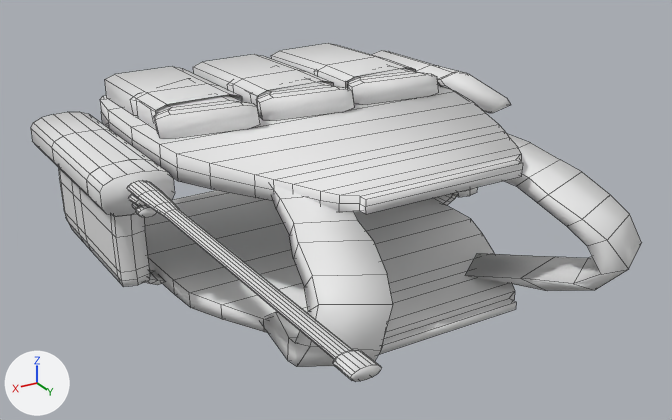
The FBX model Contents/mods/Authentic Z - Current/media/models_X/WorldItems/WorldItem_AZ_TV110_Mag.fbx: old version first, new version second.
One viewpoint serves both versions: a 50 mm lens placed at (0.00247, 0.0045, 0.00236), pointed at (0.00018, 0.00069, 0.00046). Arrows for +X, +Y and +Z are at lower left; the lights stay in place. Mesh edges are drawn as thin lines. Vertices at the same position are counted once.
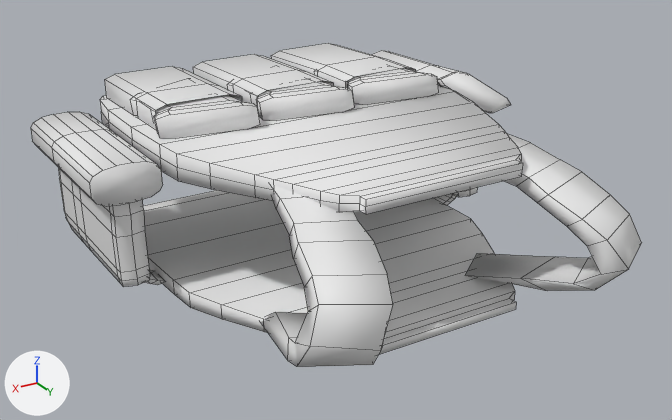
The change, as a list of edits to the scene's bpy script:
```text
Change me_cube:
    where me_cube.from_pydata(...)  # 1308 vertices, 1145 faces; spans x -0.00134..0.00134, y -0.0009..0.0025, z -0.00006..0.00096
    used by ob_cube; location = (0.0, 0.0, 0.0)
    verts and faces of me_cube; kept vertices keep their numbers, new ones are numbered from 1308
    before: 452 (0.00134, 0.00028, 0.00064) at pixel (88, 195), 453 (0.00132, 0.00028, 0.00061) at pixel (93, 200), 454 (0.00127, 0.00029, 0.00059), 455 (0.0012, 0.00029, 0.00058), 456 (0.00098, 0.00028, 0.00064)
    before: 457 (0.00099, 0.00028, 0.00061), 458 (0.00104, 0.00029, 0.00059), 459 (0.00111, 0.00029, 0.00058), 460 (0.00098, 0.00028, 0.00072) at pixel (158, 166), 461 (0.00099, 0.00028, 0.00075) at pixel (154, 161)
    before: 462 (0.00104, 0.00028, 0.00077) at pixel (143, 159), 463 (0.00111, 0.00028, 0.00078) at pixel (130, 159), 464 (0.00134, 0.00028, 0.00072) at pixel (86, 180), 465 (0.00132, 0.00028, 0.00075) at pixel (89, 173), 466 (0.00127, 0.00028, 0.00077) at pixel (99, 167)
    before: 467 (0.0012, 0.00028, 0.00078) at pixel (113, 163)
    me_cube part 1: the loose piece of 128 vertices spanning x 0.0011..0.00122, y 0.00048..0.0025, z 0.0007..0.00083 is deleted
    me_cube part 2: the loose piece of 64 vertices spanning x 0.00111..0.0012, y 0.00049..0.00061, z 0.00061..0.00066 is deleted
    me_cube part 3: the loose piece of 48 vertices spanning x 0.0011..0.00122, y 0.00049..0.0006, z 0.00065..0.00071 is deleted
    me_cube part 4: the loose piece of 32 vertices spanning x 0.00098..0.00134, y 0.00028..0.00049, z 0.00058..0.00079 is deleted
    me_cube part 5
    add for i in [452, 453, 456, 457]: verts[i] += (0.0, 0.00005, 0.0)
    add for i in [454, 455, *range(458, 468)]: verts[i] += (0.0, 0.00004, 0.0)
    add faces += [(452, 453, 454, 455, 459, 458, 457, 456, 460, 461, 462, 463, 467, 466, 465, 464)]
```

Changed parts and their boxes (x1, y1, x2, y2) in the pictures (672 x 420 px):
'Cube', reshaped: before (31, 43, 641, 381); after (31, 43, 641, 367)
part 1 of me_cube, deleted: before (127, 180, 381, 381)
part 2 of me_cube, deleted: before (132, 203, 157, 218)
part 3 of me_cube, deleted: before (128, 194, 147, 206)
part 4 of me_cube, deleted: before (87, 159, 175, 216)
part 5 of me_cube, built on: before (52, 129, 154, 195); after (52, 129, 163, 206)
